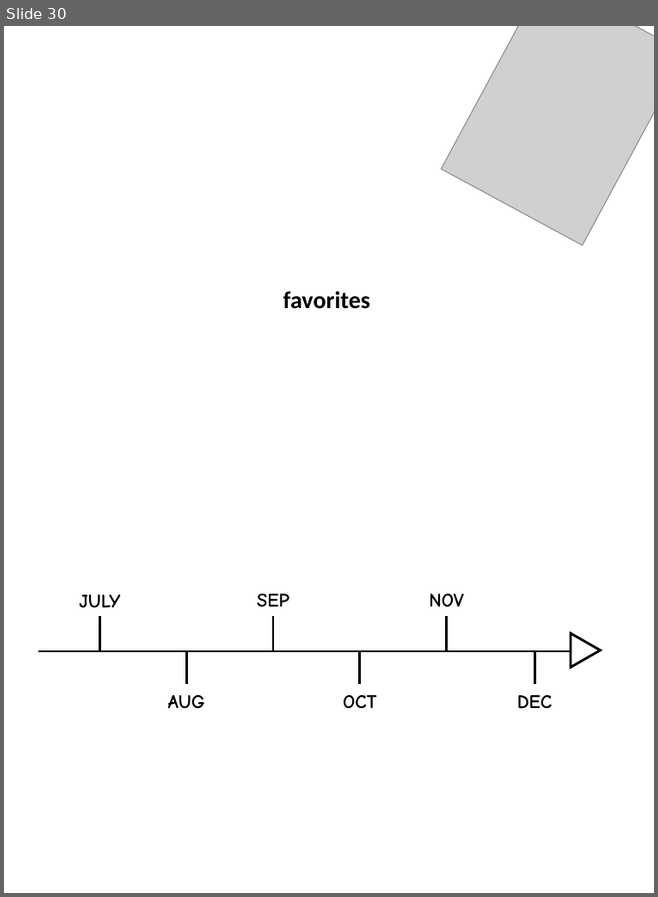
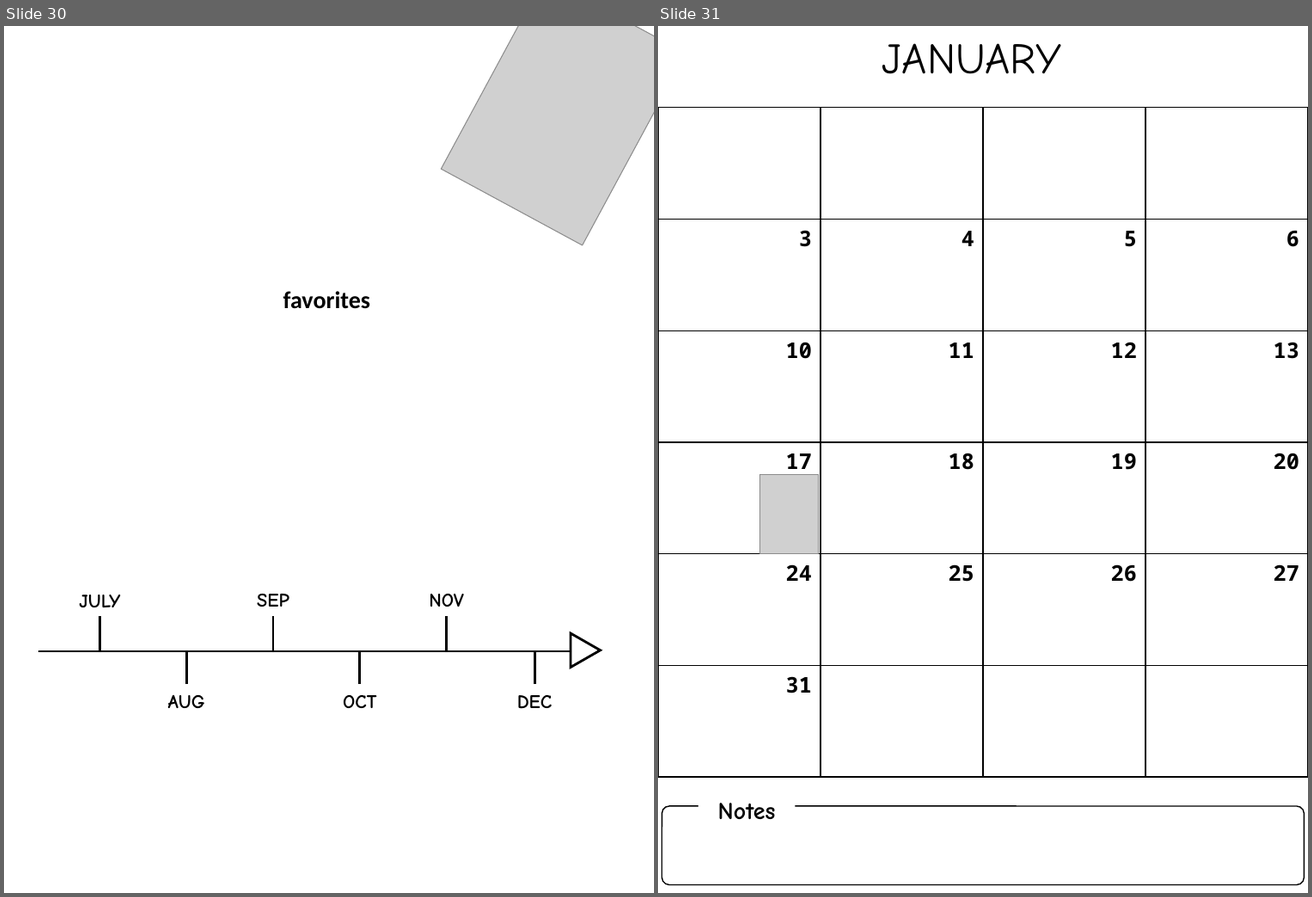
Before and after one commit to cds70409/cds70409.github.io, a slide deck: bujo_printouts.pptx. Shown side by side, each under a label of ours: slide 30 before the commit, slides 30 and 31 after it. The pictures are 658x897 and 1312x897 pixels, drawn with LibreOffice and Linux fonts; fonts in the diff are those of the drawing; grey boxes stand for pictures. Boxes give left, top, right and bottom in pixels: in the first picture for what was removed or moved away, otherwise in the second. Text is boxed around its words. In the diff, an @@ line names an element or a change of style, - is before the commit and + after.

```diff
--- a/bujo_printouts.pptx
+++ b/bujo_printouts.pptx
@@ slide 31 added at [658,26,1308,893], background #FFFFFF @@
@@ text added at [882,43,1062,74], 36 pt, text #000000 @@
+JANUARY
@@ table added at [658,108,1308,777], 6 rows, 4 columns @@
+ |  |  | 
+3 | 4 | 5 | 6
+10 | 11 | 12 | 13
+17 | 18 | 19 | 20
+24 | 25 | 26 | 27
+31 |  |  | 
@@ picture added at [759,474,818,553] @@
@@ rounded rectangle added at [662,806,1305,885], outline #000000 1 pt @@
@@ text added at [718,803,776,819], 20 pt, text #000000, bold @@
+Notes
```
Also in this commit, not shown: 1 slide changed, 3 other slides added.
